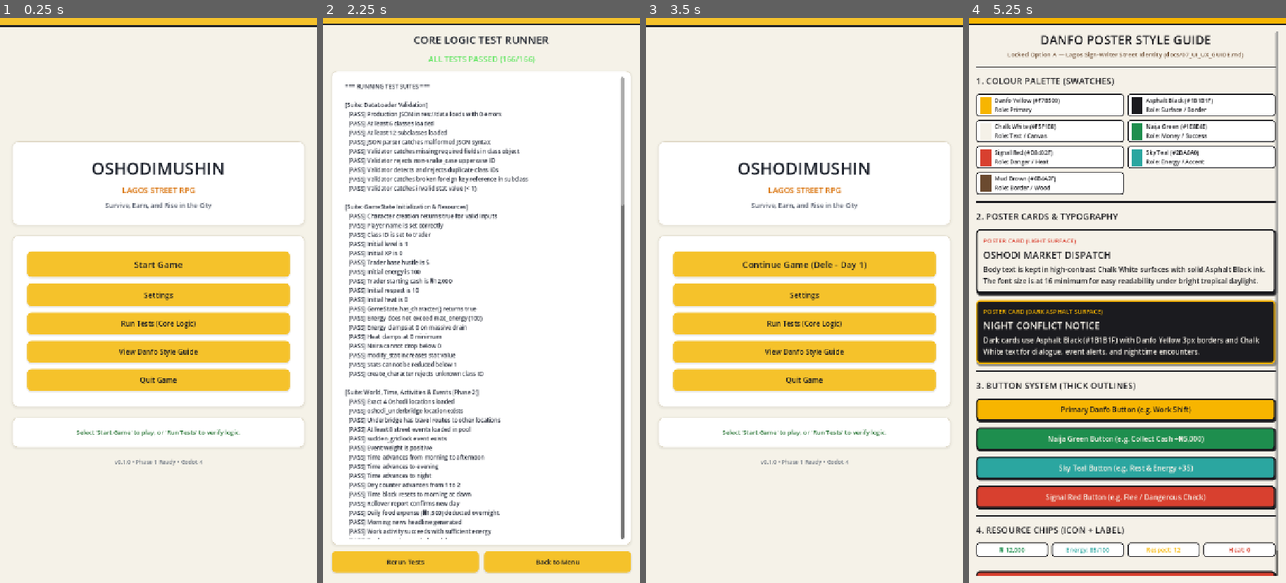
Above: before the commit, frames 1-4 (left to right).
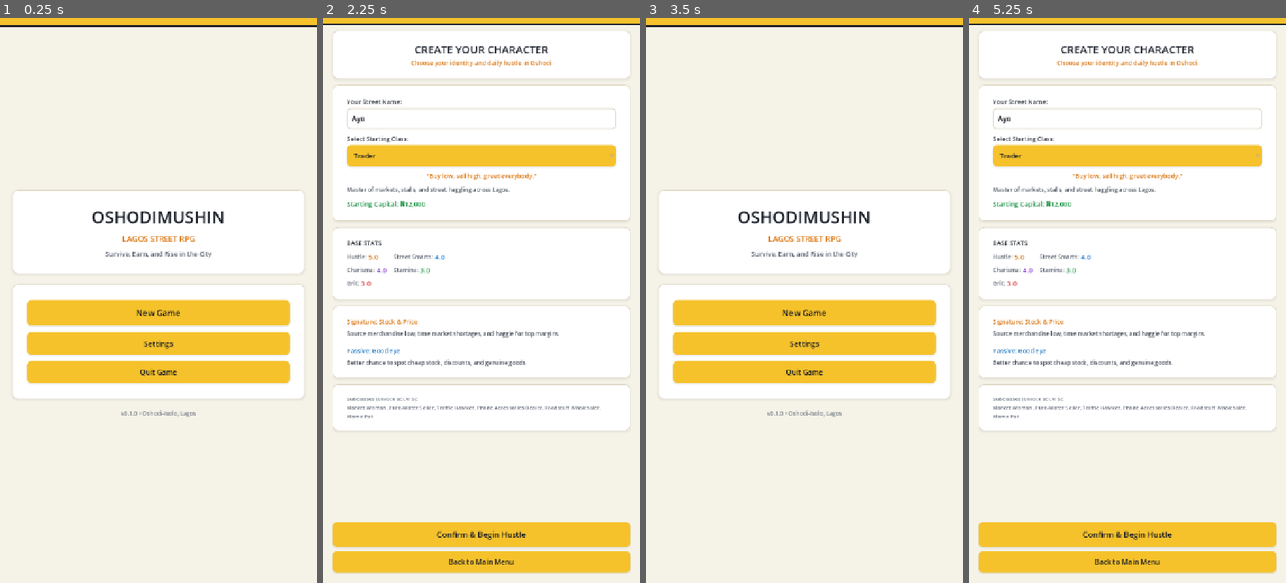
Above: after the commit, the same moments.

Repository: kidkingstrange/oshodi
Game: Godot game, scene res://scenes/main_menu.tscn
Two runs of this game, one before a commit and one after it. Both use one fixed random seed, a clock stepped at 60 frames per second and the inputs below.
Inputs (mouse positions are in pixels of both pictures, inside the frame that each line leads up to):
- Up to frame 1 (0.25 s): no input
- Up to frame 2 (2.25 s): click "Settings" at 0.5 s; click "Return" at 1.25 s; click (481, 323) at 2 s, where only the run before the commit has a clickable "Run Tests (Core Logic)"
- Up to frame 3 (3.5 s): click "Back to Menu" (after the commit: "Back to Main Menu") at 2.75 s
- Up to frame 4 (5.25 s): click (1127, 351) at 3.5 s, where only the run before the commit has a clickable "View Danfo Style Guide"; click "← Back to Main Menu" (after the commit: "Return") at 4.25 s; click (1127, 311) at 5 s, where only the run after the commit has a clickable "New Game"

The runs differ from the first frame. In frame 1, 17% of the frame differs, in the area x 4-96%, y 21-80%; in frame 2, 25%; in frame 3, 17%; in frame 4, 53%, in the area x 0-100%, y 0-99%.
Error in both runs: Invalid access to property or key 'theme_override_colors' on a base object of type 'Label'. (res://scripts/ui/settings_screen.gd:119)

Commit message:
fix(ui): remove dev scaffolding labels, test buttons, and engine tags from user-facing screens

Diff:
--- a/scenes/main_menu.tscn
+++ b/scenes/main_menu.tscn
@@ -104,12 +104,20 @@
 layout_mode = 2
 theme_override_constants/separation = 14
 
-[node name="PlayButton" type="Button" parent="MarginContainer/VBoxContainer/ButtonsCard/ButtonsMargin/ButtonsBox"]
+[node name="ContinueButton" type="Button" parent="MarginContainer/VBoxContainer/ButtonsCard/ButtonsMargin/ButtonsBox"]
+unique_name_in_owner = true
+visible = false
+custom_minimum_size = Vector2(0, 58)
+layout_mode = 2
+theme_override_font_sizes/font_size = 19
+text = "Continue Game"
+
+[node name="NewGameButton" type="Button" parent="MarginContainer/VBoxContainer/ButtonsCard/ButtonsMargin/ButtonsBox"]
 unique_name_in_owner = true
 custom_minimum_size = Vector2(0, 58)
 layout_mode = 2
-theme_override_font_sizes/font_size = 20
-text = "Start Game"
+theme_override_font_sizes/font_size = 19
+text = "New Game"
 
 [node name="SettingsButton" type="Button" parent="MarginContainer/VBoxContainer/ButtonsCard/ButtonsMargin/ButtonsBox"]
 unique_name_in_owner = true
@@ -118,20 +126,6 @@
 theme_override_font_sizes/font_size = 17
 text = "Settings"
 
-[node name="TestButton" type="Button" parent="MarginContainer/VBoxContainer/ButtonsCard/ButtonsMargin/ButtonsBox"]
-unique_name_in_owner = true
-custom_minimum_size = Vector2(0, 50)
-layout_mode = 2
-theme_override_font_sizes/font_size = 16
-text = "Run Tests (Core Logic)"
-
-[node name="StyleGuideButton" type="Button" parent="MarginContainer/VBoxContainer/ButtonsCard/ButtonsMargin/ButtonsBox"]
-unique_name_in_owner = true
-custom_minimum_size = Vector2(0, 50)
-layout_mode = 2
-theme_override_font_sizes/font_size = 16
-text = "View Danfo Style Guide"
-
 [node name="QuitButton" type="Button" parent="MarginContainer/VBoxContainer/ButtonsCard/ButtonsMargin/ButtonsBox"]
 unique_name_in_owner = true
 custom_minimum_size = Vector2(0, 50)
@@ -139,30 +133,11 @@
 theme_override_font_sizes/font_size = 16
 text = "Quit Game"
 
-[node name="StatusCard" type="PanelContainer" parent="MarginContainer/VBoxContainer"]
-layout_mode = 2
-
-[node name="StatusMargin" type="MarginContainer" parent="MarginContainer/VBoxContainer/StatusCard"]
-layout_mode = 2
-theme_override_constants/margin_left = 14
-theme_override_constants/margin_top = 10
-theme_override_constants/margin_right = 14
-theme_override_constants/margin_bottom = 10
-
-[node name="StatusLabel" type="Label" parent="MarginContainer/VBoxContainer/StatusCard/StatusMargin"]
-unique_name_in_owner = true
-layout_mode = 2
-theme_override_colors/font_color = Color(0.15, 0.45, 0.2, 1)
-theme_override_font_sizes/font_size = 14
-text = "Select 'Start Game' to create character, or 'Run Tests' to verify logic."
-horizontal_alignment = 1
-autowrap_mode = 2
-
 [node name="FooterLabel" type="Label" parent="MarginContainer/VBoxContainer"]
 layout_mode = 2
 theme_override_colors/font_color = Color(0.45, 0.48, 0.52, 1)
 theme_override_font_sizes/font_size = 13
-text = "v0.1.0 • Phase 1 Ready • Godot 4"
+text = "v0.1.0 • Oshodi-Isolo, Lagos"
 horizontal_alignment = 1
 
 [node name="InfoDialog" type="AcceptDialog" parent="."]
--- a/scenes/stats_screen.tscn
+++ b/scenes/stats_screen.tscn
@@ -340,12 +340,12 @@
 layout_mode = 2
 theme_override_constants/separation = 10
 
-[node name="NextPhaseButton" type="Button" parent="MarginContainer/VBoxContainer/ActionButtonsBox"]
+[node name="EnterHubButton" type="Button" parent="MarginContainer/VBoxContainer/ActionButtonsBox"]
 unique_name_in_owner = true
 custom_minimum_size = Vector2(0, 52)
 layout_mode = 2
 theme_override_font_sizes/font_size = 17
-text = "Enter Oshodi Hub (Play)"
+text = "Enter Oshodi Hub"
 
 [node name="MenuButton" type="Button" parent="MarginContainer/VBoxContainer/ActionButtonsBox"]
 unique_name_in_owner = true
--- a/scripts/ui/main_menu.gd
+++ b/scripts/ui/main_menu.gd
@@ -2,56 +2,64 @@
 
 ## MainMenu
 ## Main menu controller for Oshodimushin RPG.
-## Handles navigation to Character Creation, Settings, and Game Exit.
+## Handles navigation to Character Creation, Game Hub, and Settings.
 
-@onready var play_button: Button = %PlayButton
+@onready var continue_button: Button = %ContinueButton
+@onready var new_game_button: Button = %NewGameButton
 @onready var settings_button: Button = %SettingsButton
 @onready var quit_button: Button = %QuitButton
-@onready var test_button: Button = %TestButton
-@onready var style_guide_button: Button = %StyleGuideButton
-@onready var status_label: Label = %StatusLabel
 @onready var info_dialog: AcceptDialog = %InfoDialog
 
 func _ready() -> void:
-	if play_button:
-		play_button.pressed.connect(_on_play_pressed)
+	if continue_button:
+		continue_button.pressed.connect(_on_continue_pressed)
+	if new_game_button:
+		new_game_button.pressed.connect(_on_new_game_pressed)
 	if settings_button:
 		settings_button.pressed.connect(_on_settings_pressed)
 	if quit_button:
 		quit_button.pressed.connect(_on_quit_pressed)
-	if test_button:
-		test_button.pressed.connect(_on_test_pressed)
-	if style_guide_button:
-		style_guide_button.pressed.connect(_on_style_guide_pressed)
 
-	if status_label:
-		status_label.text = "Select 'Start Game' to play, or 'Run Tests' to verify logic."
+	_update_menu_state()
 
+func _update_menu_state() -> void:
+	# Check if active character exists or any saved slot/autosave exists
+	var can_continue = GameState.has_character() or SaveSystem.has_autosave() or SaveSystem.has_save(1) or SaveSystem.has_save(2) or SaveSystem.has_save(3)
+
+	if continue_button:
+		if can_continue:
+			continue_button.visible = true
+			if GameState.has_character():
+				continue_button.text = "Continue Game (%s - Day %d)" % [GameState.player_name, GameState.day]
+			else:
+				continue_button.text = "Continue Saved Game"
+		else:
+			continue_button.visible = false
+
+func _on_continue_pressed() -> void:
 	if GameState.has_character():
-		play_button.text = "Continue Game (%s - Day %d)" % [GameState.player_name, GameState.day]
-	else:
-		play_button.text = "Start Game"
-
-func _on_play_pressed() -> void:
-	if GameState.has_character():
-		print("[MainMenu] Continuing game to Hub.")
 		get_tree().change_scene_to_file("res://scenes/hub_screen.tscn")
 	else:
-		print("[MainMenu] Starting character creation.")
-		get_tree().change_scene_to_file("res://scenes/character_creation.tscn")
+		# Try loading autosave or first valid slot
+		var loaded = false
+		if SaveSystem.has_autosave():
+			loaded = SaveSystem.load_autosave()
+		if not loaded:
+			for slot in range(1, 4):
+				if SaveSystem.has_save(slot):
+					loaded = SaveSystem.load_game(slot)
+					if loaded:
+						break
+		if loaded:
+			get_tree().change_scene_to_file("res://scenes/hub_screen.tscn")
+		else:
+			get_tree().change_scene_to_file("res://scenes/character_creation.tscn")
 
-func _on_test_pressed() -> void:
-	print("[MainMenu] Opening test runner.")
-	get_tree().change_scene_to_file("res://tests/test_runner.tscn")
+func _on_new_game_pressed() -> void:
+	get_tree().change_scene_to_file("res://scenes/character_creation.tscn")
 
 func _on_settings_pressed() -> void:
-	print("[MainMenu] Opening Settings screen.")
 	get_tree().change_scene_to_file("res://scenes/settings_screen.tscn")
 
 func _on_quit_pressed() -> void:
-	print("[MainMenu] Quit pressed.")
 	get_tree().quit()
-
-func _on_style_guide_pressed() -> void:
-	print("[MainMenu] Opening Danfo Poster style guide.")
-	get_tree().change_scene_to_file("res://scenes/style_guide.tscn")
--- a/scripts/ui/stats_screen.gd
+++ b/scripts/ui/stats_screen.gd
@@ -27,12 +27,12 @@
 
 # Buttons & Dialog
 @onready var menu_button: Button = %MenuButton
-@onready var next_phase_button: Button = %NextPhaseButton
+@onready var enter_hub_button: Button = %EnterHubButton
 @onready var info_dialog: AcceptDialog = %InfoDialog
 
 func _ready() -> void:
 	menu_button.pressed.connect(_on_menu_pressed)
-	next_phase_button.pressed.connect(_on_next_phase_pressed)
+	enter_hub_button.pressed.connect(_on_enter_hub_pressed)
 
 	_render_character_data()
 
@@ -70,5 +70,5 @@
 func _on_menu_pressed() -> void:
 	get_tree().change_scene_to_file("res://scenes/main_menu.tscn")
 
-func _on_next_phase_pressed() -> void:
+func _on_enter_hub_pressed() -> void:
 	get_tree().change_scene_to_file("res://scenes/hub_screen.tscn")
